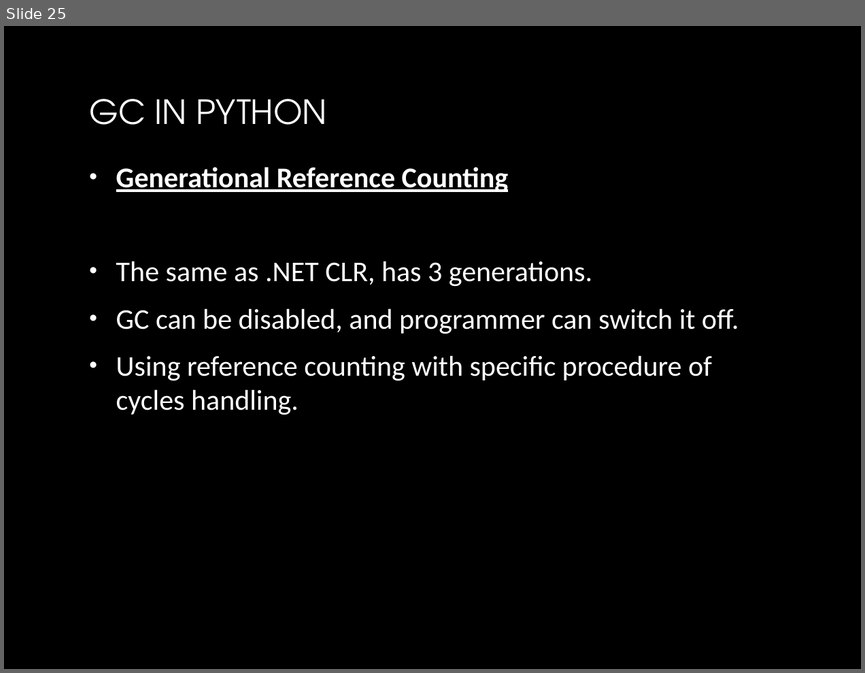
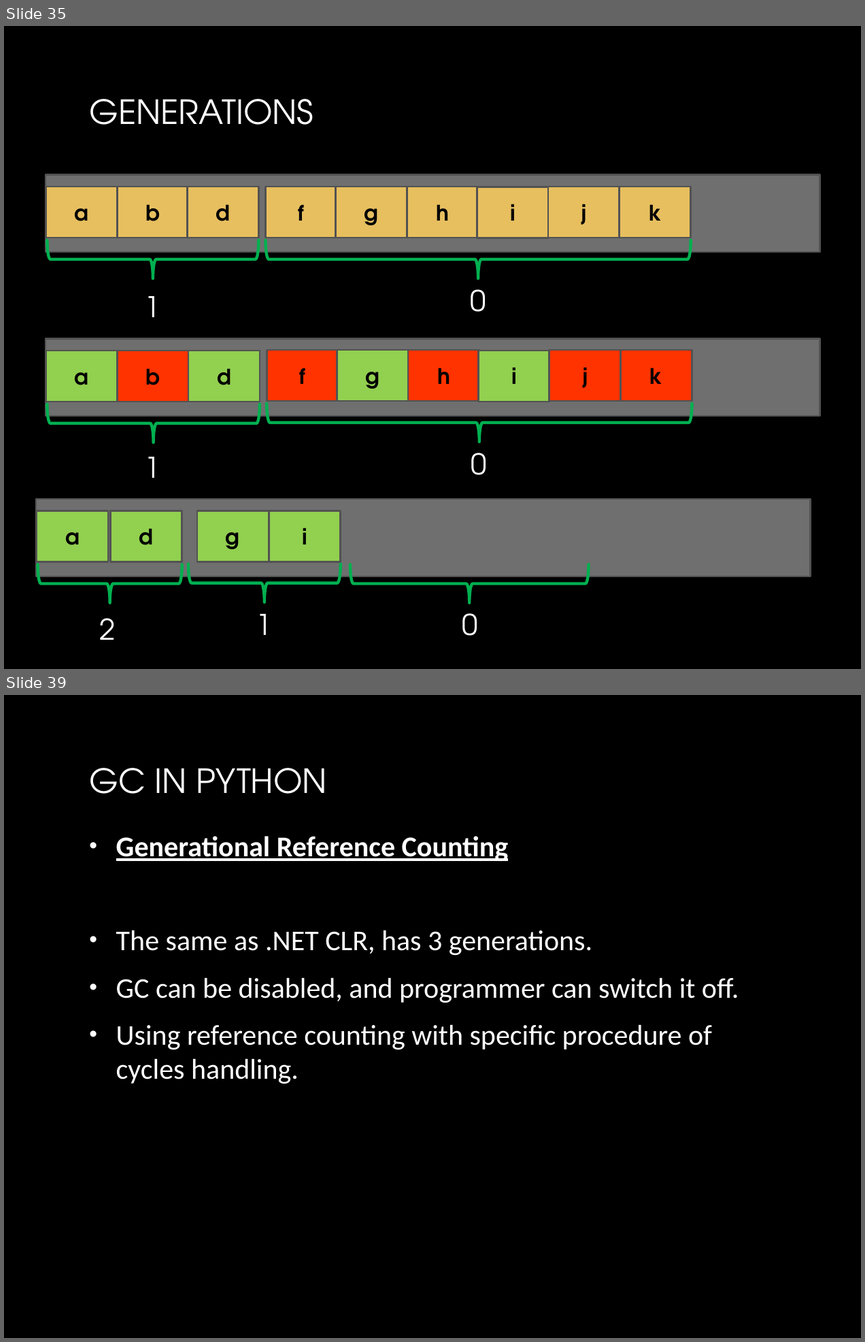
Before and after one commit to yuriyshapovalov/slides, a slide deck: ppt/Garbage collection in dotnet.pptx. Shown one above the other, each under a label of ours: slide 25 before the commit, slides 35 and 39 after it; the slides between them are not shown. The pictures are 865x673 and 865x1342 pixels, drawn with LibreOffice and Linux fonts; fonts in the diff are those of the drawing; background and template pictures are left out. Boxes give left, top, right and bottom in pixels: in the first picture for what was removed or moved away, otherwise in the second. Text is boxed around its words. In the diff, an @@ line names an element or a change of style, - is before the commit and + after.

```diff
--- a/ppt/Garbage collection in dotnet.pptx
+++ b/ppt/Garbage collection in dotnet.pptx
@@ slide 35 added at bbox=[4, 26, 861, 669], background picture (left out) @@
@@ title added at bbox=[89, 99, 313, 125], 28 pt, text gradient #FFFFFF to #BFBFBF @@
+GENERATIONS
@@ group added at bbox=[45, 174, 820, 317]: 10 rectangles, 2 left braces, 2 texts @@
+a
+b
+d
+1
+0
+f
+g
+h
+i
+j
+k
@@ group added at bbox=[45, 339, 820, 478]: 10 rectangles, 2 left braces, 2 texts @@
+k
+0
+f
+g
+h
+i
+j
+a
+b
+d
+1
@@ group added at bbox=[36, 499, 810, 639]: 5 rectangles, 3 left braces, 3 texts @@
+0
+g
+i
+a
+d
+2
+1
@@ what was slide 25 is now slide 39 @@
```
Also in this commit, not shown: 2 slides changed, 18 other slides added, 3 slides removed, 1 other file.
